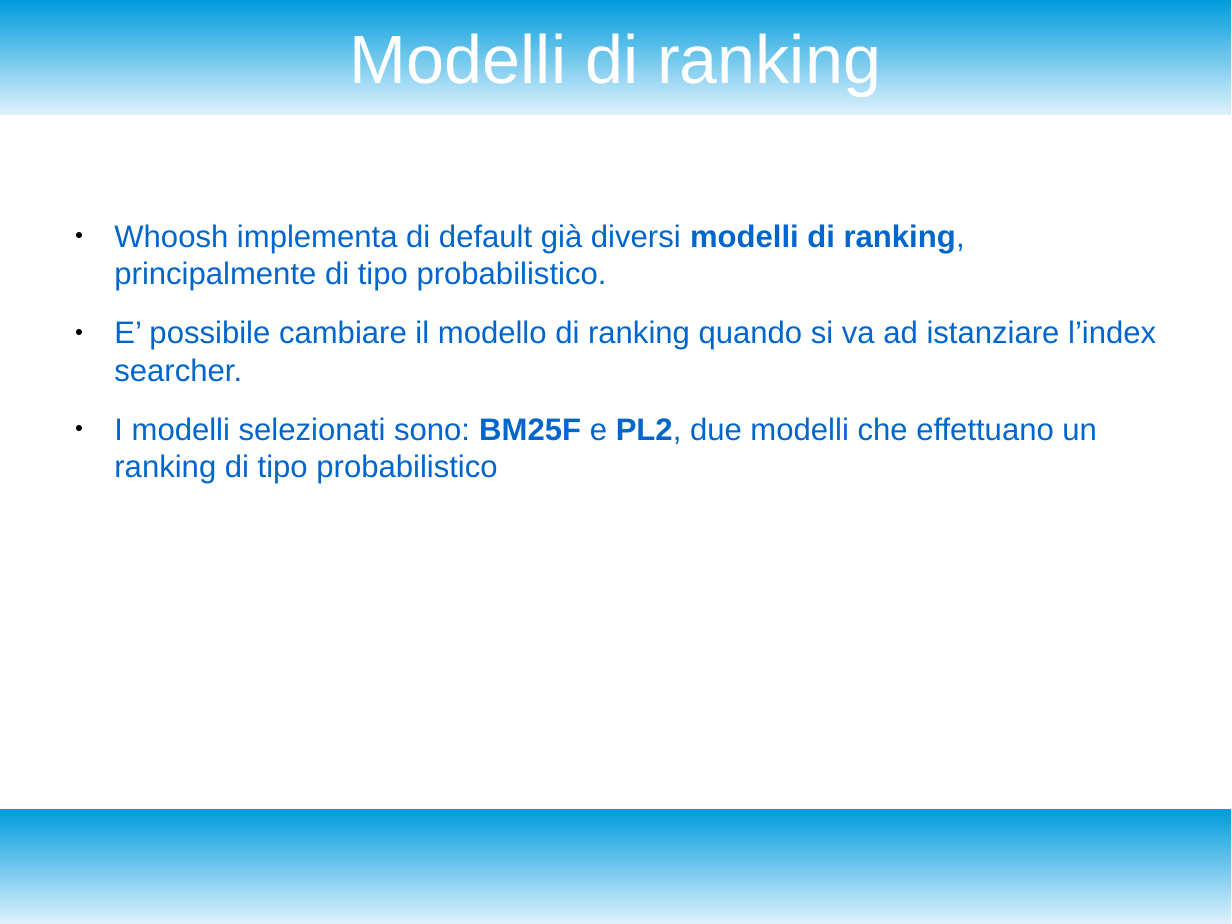
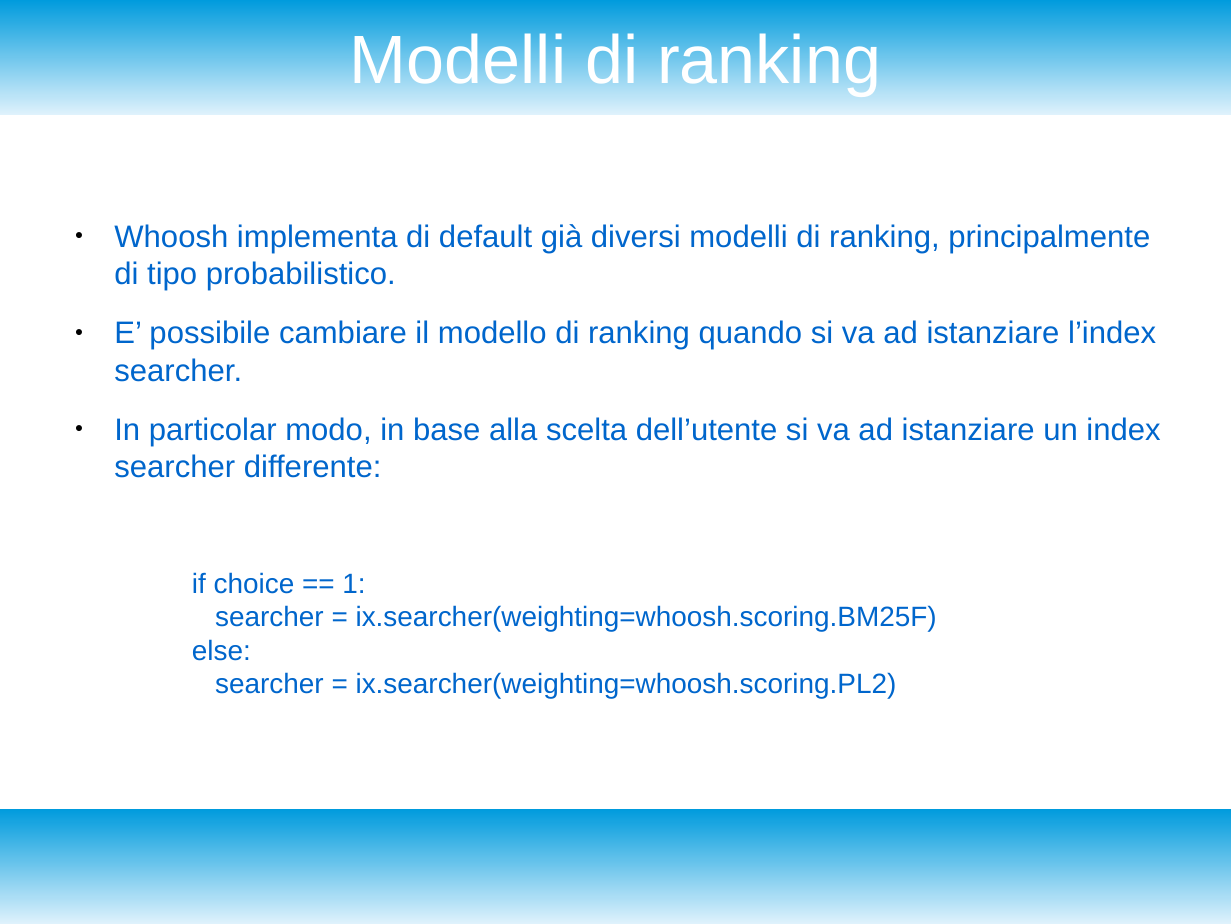
Before and after one commit to enrico404/SearchEngineForDblp, a slide deck: slide 22 of DocDblpSearchEngine.odp. Drawn at 1232x924 pixels with LibreOffice and Linux fonts; fonts in the diff are those of the drawing. Boxes give left, top, right and bottom in pixels: in the first picture for what was removed or moved away, otherwise in the second. Text is boxed around its words. In the diff, an @@ line names an element or a change of style, - is before the commit and + after.

```diff
--- a/DocDblpSearchEngine.odp
+++ b/DocDblpSearchEngine.odp
@@ text at [114,224,1150,290]: bold off in "modelli di ranking," @@
@@ text at [114,417,1160,698]: text changed; size 20 to 18 pt @@
-● I modelli selezionati sono: BM25F e PL2, due modelli che effettuano un ranking di tipo probabilistico
+● In particolar modo, in base alla scelta dell’utente si va ad istanziare un index searcher differente:
+if choice == 1:
+searcher = ix.searcher(weighting=whoosh.scoring.BM25F)
+else:
+searcher = ix.searcher(weighting=whoosh.scoring.PL2)
```
Also in this commit, not shown: 1 slide added, 1 other file.
